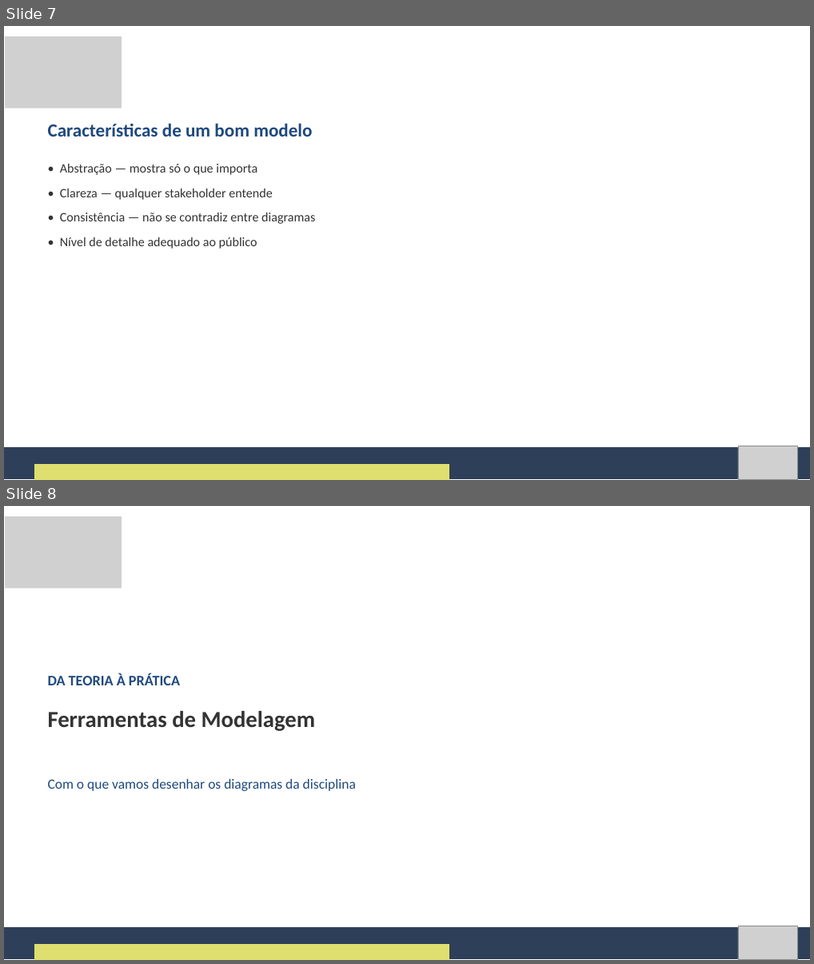
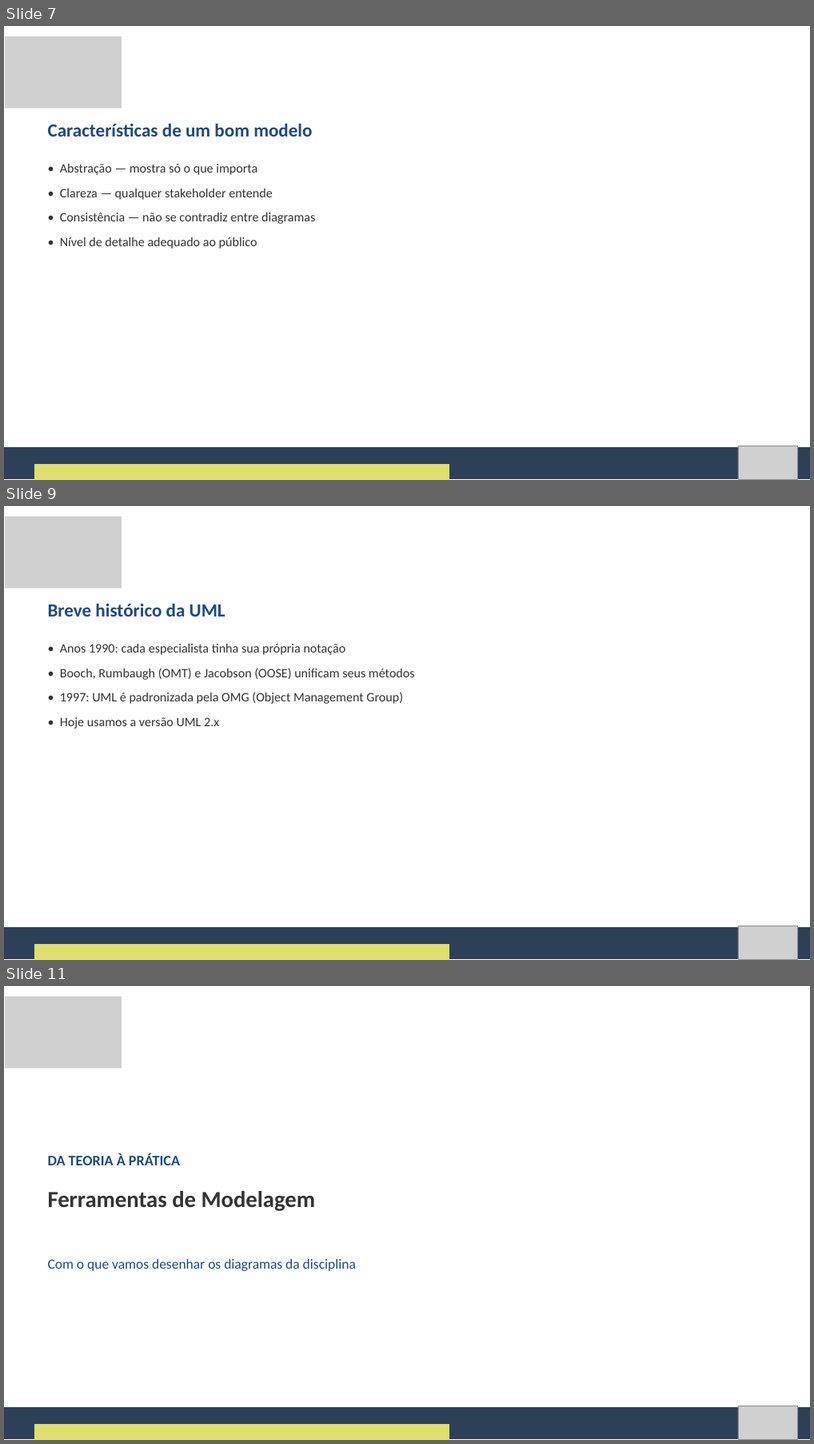
Before and after one commit to Natan20/Curso-Modelagem-De-Sistemas-Material, a slide deck: Aula 03 - 11-09-2026/Aula 3 - Slides.pptx. Shown one above the other, each under a label of ours: slides 7 and 8 before the commit, slides 7, 9 and 11 after it; the slides between them are not shown. The pictures are 814x964 and 814x1444 pixels, drawn with LibreOffice and Linux fonts; fonts in the diff are those of the drawing; grey boxes stand for pictures. Boxes give left, top, right and bottom in pixels: in the first picture for what was removed or moved away, otherwise in the second. Text is boxed around its words. In the diff, an @@ line names an element or a change of style, - is before the commit and + after.

```diff
--- a/Aula 03 - 11-09-2026/Aula 3 - Slides.pptx
+++ b/Aula 03 - 11-09-2026/Aula 3 - Slides.pptx
@@ slide 9 added at [4,506,810,960], background #FFFFFF @@
@@ picture added at [5,516,122,588] @@
@@ text added at [48,603,226,616], 33 pt, text #1F497D, bold @@
+Breve histórico da UML
@@ text added at [60,644,415,728], 23 pt, text #333333 @@
+• Anos 1990: cada especialista tinha sua própria notação
+• Booch, Rumbaugh (OMT) e Jacobson (OOSE) unificam seus métodos
+• 1997: UML é padronizada pela OMG (Object Management Group)
+• Hoje usamos a versão UML 2.x
@@ freeform shape added at [4,927,810,959], fill #2E4059 @@
@@ picture added at [738,926,798,959] @@
@@ freeform shape added at [34,944,450,960], fill #DFDF6F @@
@@ what was slide 8 is now slide 11 @@
```
Also in this commit, not shown: 6 other slides added, 12 other files.
